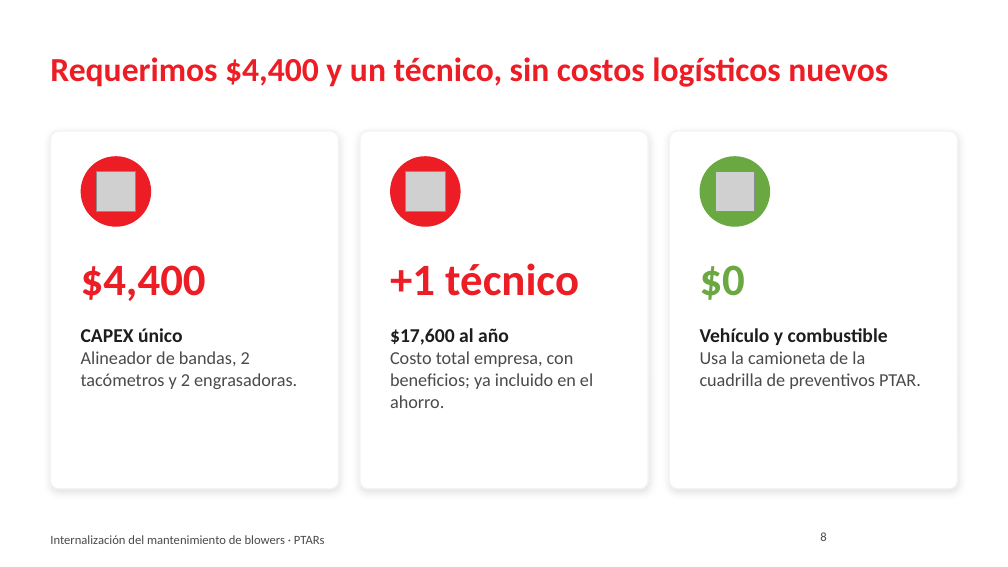
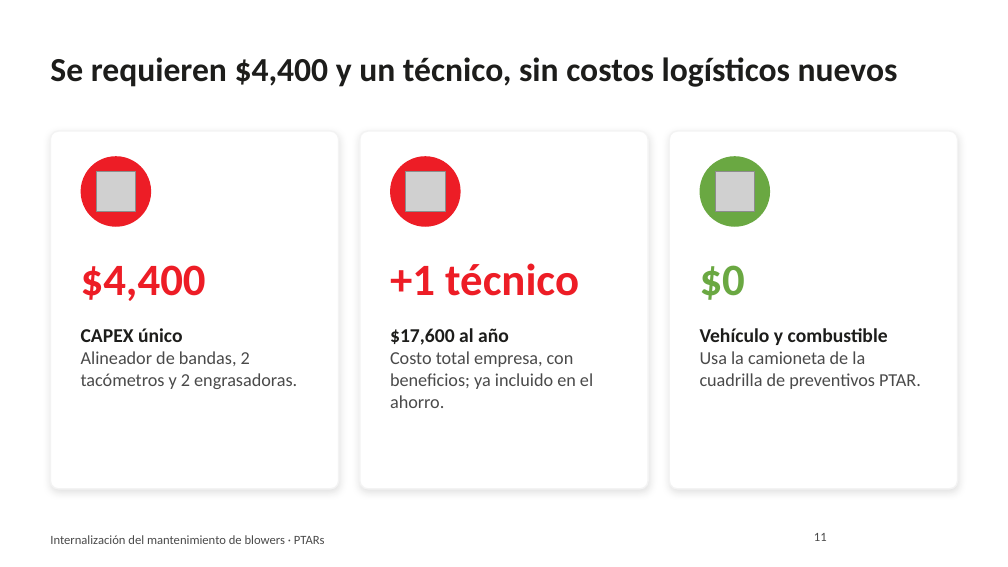
Before and after one commit to jjsamcar/Codigo-IA, a slide deck: slide 11 of presentaciones/Blowers_PTARs_Resumen_Gerencia.pptx (slide 8 before the commit). Drawn at 1008x567 pixels with LibreOffice and Linux fonts; fonts in the diff are those of the drawing; grey boxes stand for pictures; background and template pictures are left out. Boxes give left, top, right and bottom in pixels: in the first picture for what was removed or moved away, otherwise in the second. Text is boxed around its words. In the diff, an @@ line names an element or a change of style, - is before the commit and + after.

```diff
--- a/presentaciones/Blowers_PTARs_Resumen_Gerencia.pptx
+++ b/presentaciones/Blowers_PTARs_Resumen_Gerencia.pptx
@@ title at box(50, 57, 898, 87): text changed; text colour #ED1D26 to #1D1D1B @@
-Requerimos $4,400 y un técnico, sin costos logísticos nuevos
+Se requieren $4,400 y un técnico, sin costos logísticos nuevos
@@ page number at box(814, 533, 827, 541): text changed @@
-8
+11
```
Also in this commit, not shown: 12 other slides changed, 4 slides added, 1 slide removed.
